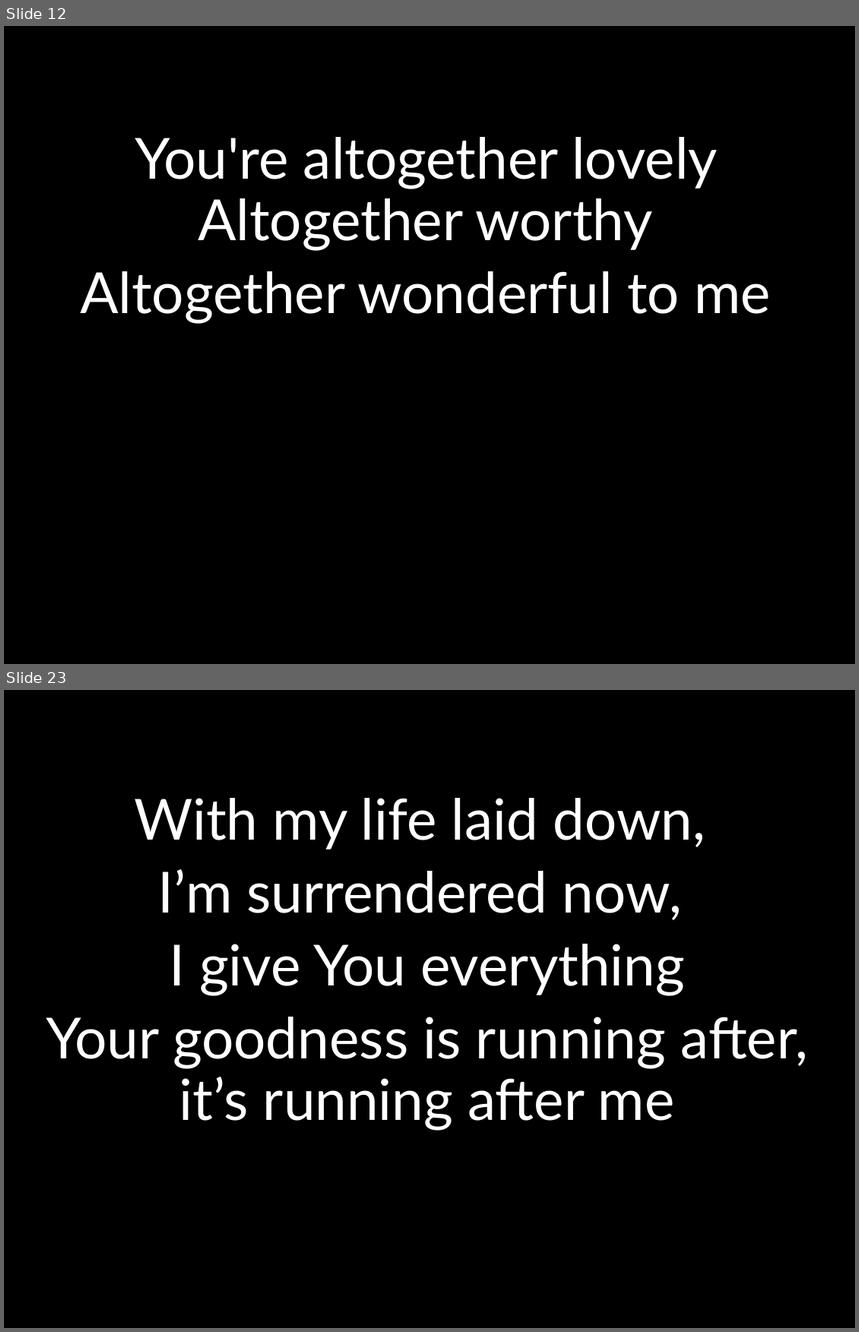
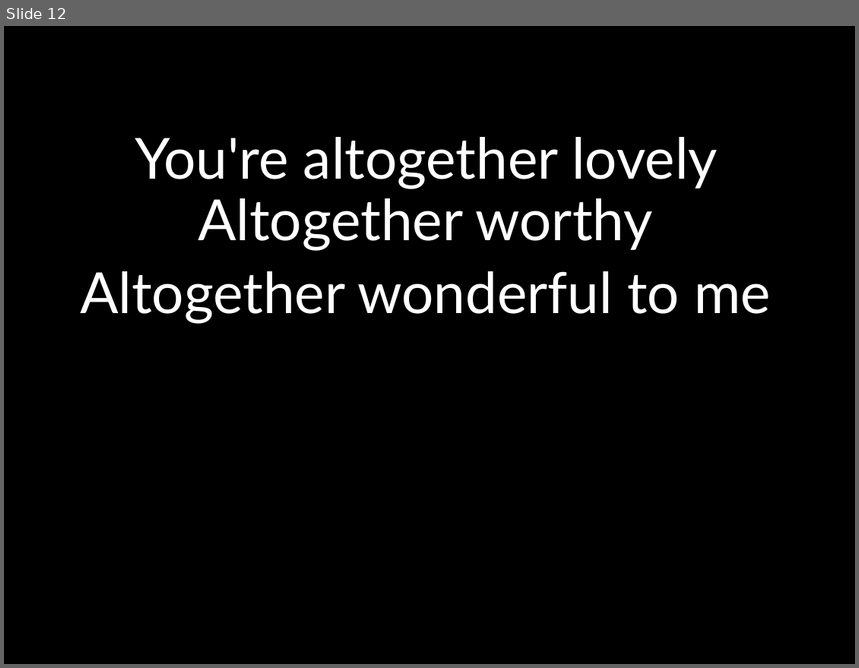
Before and after one commit to kendall412/worship, a slide deck: Here I am to Worship.pptx. Shown one above the other, each under a label of ours: slides 12 and 23 before the commit, slide 12 after it; the slides between them are not shown. The pictures are 859x1332 and 859x668 pixels, drawn with LibreOffice and Linux fonts; fonts in the diff are those of the drawing. Boxes give left, top, right and bottom in pixels: in the first picture for what was removed or moved away, otherwise in the second. Text is boxed around its words. In the diff, an @@ line names an element or a change of style, - is before the commit and + after.

```diff
--- a/Here I am to Worship.pptx
+++ b/Here I am to Worship.pptx
@@ slide 23 removed at (4,690,855,1328), background #000000 @@
@@ subtitle removed at (46,798,808,1131) @@
-With my life laid down,
-I’m surrendered now,
-I give You everything
-Your goodness is running after, it’s running after me
```
Also in this commit, not shown: 45 other slides removed, 2 other files.
